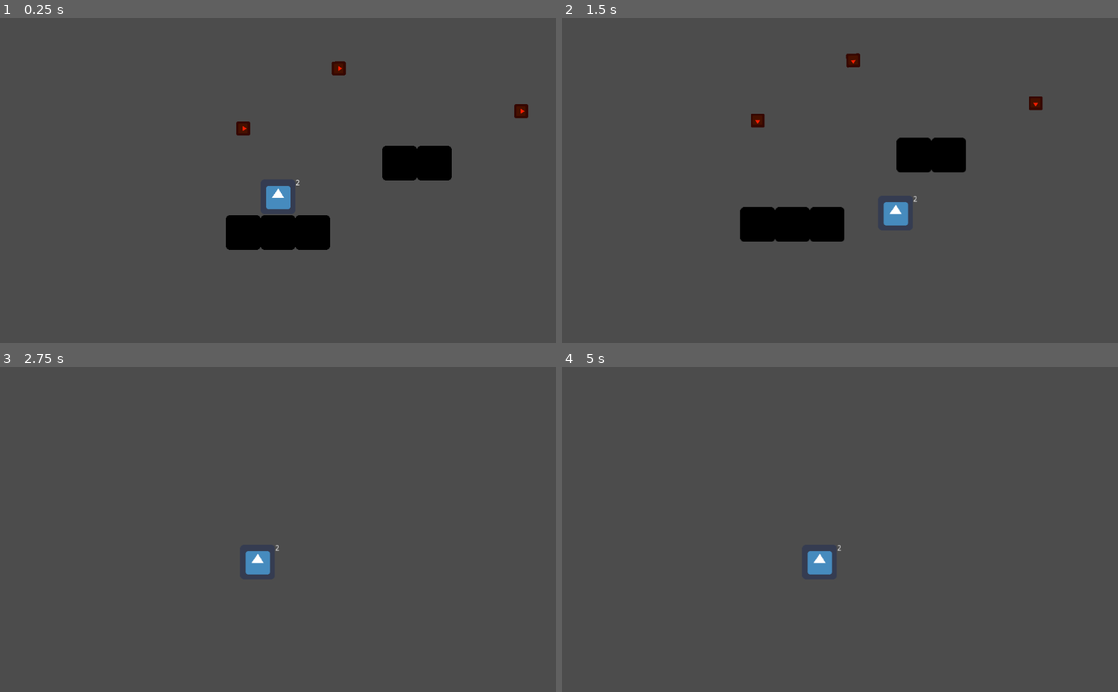
Above: before the commit, frames 1-4 (two rows, left to right).
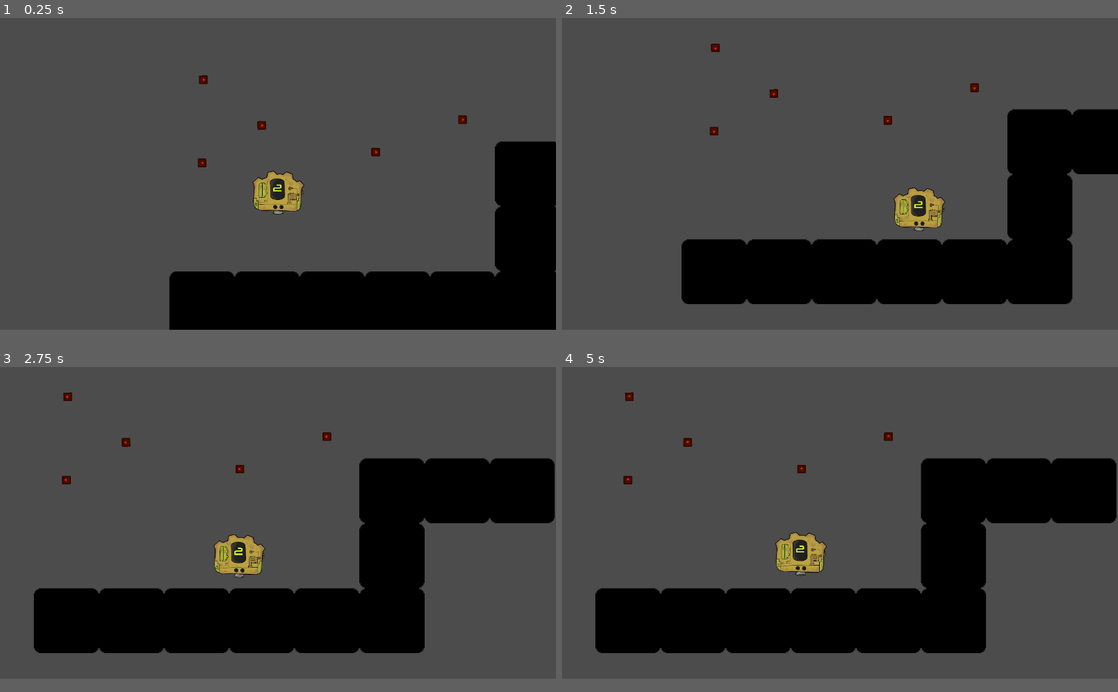
Above: after the commit, the same moments.

Repository: zerocase/personalassistantbot
Game: Godot game, scene res://Scenes/World.tscn
The game is run twice, just before and just after one commit, with the same random seed, the same clock (stepped at 60 frames per second) and the same inputs. The engine's default icon, where the game draws it, is replaced by a stand-in: a white triangle on a blue panel in a dark square.
Inputs:
- Up to frame 1 (0.25 s): no input
- Up to frame 2 (1.5 s): hold Right (ui_right) from 0.53 s (still down)
- Up to frame 3 (2.75 s): release Right (ui_right) at 2.03 s; hold Left (ui_left) from 2.03 s (still down)
- Up to frame 4 (5 s): release Left (ui_left) at 2.78 s; hold Right (ui_right) 2.78-4.28 s; hold Left (ui_left) from 4.28 s (still down)
In our replay, the window is 800x468 before the commit and 800x449 after it. These sizes can differ from the game's own. Grey fills any space a smaller window leaves; there, only what the larger window draws over its background counts as a difference.

The runs differ from the first frame. In frame 1, 22% of the frame differs, in the area x 30-100%, y 13-96%; in frame 2, 25%, in the area x 21-100%, y 7-89%; in frame 3, 24%; in frame 4, 24%.

Commit message:
Updating Sprites & Bug Fixing
Updated the Sprite to fit my mechanics.
Fixed certain bugs.
Changed Collision Box for player.
Improved  the camera2d.

Diff:
--- a/Scenes/Platforms/Platform.tscn
+++ b/Scenes/Platforms/Platform.tscn
@@ -9,6 +9,7 @@
 
 [node name="Platform" type="StaticBody2D"]
 
+scale = Vector2( 3, 3 )
 input_pickable = false
 collision_layer = 1
 collision_mask = 1
@@ -16,6 +17,7 @@
 constant_angular_velocity = 0.0
 friction = 1.0
 bounce = 0.0
+_sections_unfolded = [ "Transform" ]
 __meta__ = {
 "_edit_group_": true
 }
@@ -23,10 +25,10 @@
 [node name="Sprite" type="Sprite" parent="." index="0"]
 
 modulate = Color( 0, 0, 0, 1 )
-rotation = -0.00243326
 texture = ExtResource( 1 )
-_sections_unfolded = [ "Visibility" ]
+_sections_unfolded = [ "Transform", "Visibility" ]
 
 [node name="CollisionShape2D" type="CollisionShape2D" parent="." index="1"]
 
 shape = SubResource( 1 )
+_sections_unfolded = [ "Transform" ]
--- a/Scenes/PlayerChar/PlayerChar.gd
+++ b/Scenes/PlayerChar/PlayerChar.gd
@@ -1,13 +1,17 @@
 extends KinematicBody2D
 export (int) var gravity = 900
 export (int) var jump_speed =-200
-export (int) var move_speed = 100
+export (int) var ACCELERATION = 100
 
 var velocity = Vector2()
 var jumping = false
 var jump_count = 2
 var pcubolds_collected = 0
 const MIN_JUMP_COUNT = 0
+const UP = Vector2(0,-1)
+func _ready():
+	$AnimationPlayer.play("Float")
+
 func get_input():
 	velocity.x=0
 	var right = Input.is_action_pressed('ui_right')
@@ -21,19 +25,17 @@
 		if is_on_floor() and not jump_press :
 			jump_count=2
 	if right:
-		velocity.x += move_speed
+		velocity.x += ACCELERATION
 	if left:
-		velocity.x -= move_speed
-	else:
-		_player_death()
+		velocity.x -= ACCELERATION
 
 func _physics_process(delta):
 	if get_owner()!= null:
 		pcubolds_collected = get_owner().cubolds_collected
-	$Label.text = str(jump_count)
+	get_node("Sprite/Label").text = str(jump_count)
 	get_input()
 	velocity.y += gravity*delta
-	velocity = move_and_slide(velocity, Vector2(0, -1))
+	velocity = move_and_slide(velocity,UP)
 
 func _player_death():
 	pass
--- a/Scenes/PlayerChar/PlayerChar.tscn
+++ b/Scenes/PlayerChar/PlayerChar.tscn
@@ -1,60 +1,113 @@
-[gd_scene load_steps=3 format=2]
+[gd_scene load_steps=7 format=2]
 
-[ext_resource path="res://icon.png" type="Texture" id=1]
+[ext_resource path="res://Sprites/PAB.png" type="Texture" id=1]
+[ext_resource path="res://Fonts/neuropolitical rg.ttf" type="DynamicFontData" id=2]
 
-[sub_resource type="RectangleShape2D" id=1]
+[sub_resource type="DynamicFont" id=2]
+
+size = 60
+use_mipmaps = false
+use_filter = false
+font_data = ExtResource( 2 )
+_sections_unfolded = [ "Extra Spacing", "Font", "Settings" ]
+
+[sub_resource type="Theme" id=3]
+
+default_font = SubResource( 2 )
+_sections_unfolded = [ "Resource" ]
+
+[sub_resource type="Animation" id=5]
+
+resource_name = "Float"
+length = 1.0
+loop = true
+step = 0.1
+tracks/0/type = "value"
+tracks/0/path = NodePath("Sprite:position")
+tracks/0/interp = 1
+tracks/0/loop_wrap = true
+tracks/0/imported = false
+tracks/0/enabled = true
+tracks/0/keys = {
+"times": PoolRealArray( 0, 0.5, 1 ),
+"transitions": PoolRealArray( 1, 1, 1 ),
+"update": 0,
+"values": [ Vector2( 0, 0 ), Vector2( 0, 25 ), Vector2( 0, 0 ) ]
+}
+
+[sub_resource type="CapsuleShape2D" id=4]
 
 custom_solver_bias = 0.0
-extents = Vector2( 32, 32 )
+radius = 150.0
+height = 104.0
 
 [node name="PlayerChar" type="KinematicBody2D" groups=[
 "pc",
 ]]
 
+scale = Vector2( 0.5, 0.5 )
 input_pickable = false
 collision_layer = 1
 collision_mask = 1
 collision/safe_margin = 0.08
-_sections_unfolded = [ "Collision", "collision" ]
+_sections_unfolded = [ "Collision", "Transform" ]
 __meta__ = {
 "_edit_group_": true
 }
 
 [node name="Sprite" type="Sprite" parent="." index="0"]
 
+position = Vector2( 0, 25 )
 texture = ExtResource( 1 )
+_sections_unfolded = [ "Animation", "Offset", "Region", "Transform" ]
 
-[node name="CollisionShape2D" type="CollisionShape2D" parent="." index="1"]
+[node name="Label" type="Label" parent="Sprite" index="0"]
 
-shape = SubResource( 1 )
-
-[node name="Label" type="Label" parent="." index="2"]
-
+modulate = Color( 0.851669, 0.953125, 0.141479, 1 )
 anchor_left = 0.0
-anchor_top = 0.0
+anchor_top = 0.5
 anchor_right = 0.0
-anchor_bottom = 0.0
-margin_left = 32.0
-margin_top = -32.0
-margin_right = 72.0
-margin_bottom = -18.0
+anchor_bottom = 0.5
+margin_left = -34.0
+margin_top = -308.0
+margin_right = 28.0
+margin_bottom = -30.0
 rect_pivot_offset = Vector2( 0, 0 )
 rect_clip_content = false
 mouse_filter = 2
 mouse_default_cursor_shape = 0
 size_flags_horizontal = 1
 size_flags_vertical = 4
+theme = SubResource( 3 )
+text = "A"
+align = 1
+valign = 1
 percent_visible = 1.0
 lines_skipped = 0
 max_lines_visible = -1
-_sections_unfolded = [ "Theme", "custom_fonts", "custom_styles" ]
+_sections_unfolded = [ "Material", "Mouse", "Size Flags", "Theme", "Visibility", "custom_fonts", "custom_styles" ]
+
+[node name="AnimationPlayer" type="AnimationPlayer" parent="." index="1"]
+
+root_node = NodePath("..")
+autoplay = ""
+playback_process_mode = 1
+playback_default_blend_time = 0.0
+playback_speed = 1.0
+anims/Float = SubResource( 5 )
+blend_times = [  ]
+
+[node name="CollisionShape2D" type="CollisionShape2D" parent="." index="2"]
+
+shape = SubResource( 4 )
+_sections_unfolded = [ "Material", "Transform", "Z Index" ]
 
 [node name="Camera2D" type="Camera2D" parent="." index="3"]
 
 anchor_mode = 1
 rotating = false
 current = true
-zoom = Vector2( 1, 1 )
+zoom = Vector2( 1.2, 1.2 )
 limit_left = -10000000
 limit_top = -10000000
 limit_right = 10000000
@@ -62,7 +115,7 @@
 limit_smoothed = false
 drag_margin_h_enabled = true
 drag_margin_v_enabled = true
-smoothing_enabled = false
+smoothing_enabled = true
 smoothing_speed = 5.0
 offset_v = 0.0
 offset_h = 0.0
@@ -73,3 +126,4 @@
 editor_draw_screen = true
 editor_draw_limits = false
 editor_draw_drag_margin = false
+_sections_unfolded = [ "Drag Margin", "Editor", "Offset", "Smoothing", "Transform" ]
--- a/Scenes/World.gd
+++ b/Scenes/World.gd
@@ -7,4 +7,4 @@
 	pass
 
 func _process(delta):
-	get_node("PlayerChar/Label").text = str(cubolds_collected)
+	get_node("PlayerChar/Sprite/Label").text = str(cubolds_collected)
--- a/Scenes/World.tscn
+++ b/Scenes/World.tscn
@@ -14,42 +14,53 @@
 
 [node name="PlayerChar" parent="." index="0" instance=ExtResource( 2 )]
 
-position = Vector2( 96, 448 )
+position = Vector2( 256, 384 )
 script = ExtResource( 3 )
-_sections_unfolded = [ "Collision", "Transform", "collision" ]
-gravity = 900
-jump_speed = -500
-move_speed = 200
+gravity = 1500
+jump_speed = -1250
+ACCELERATION = 400
 
 [node name="Platforms" type="Node" parent="." index="1"]
 
 [node name="Platform" parent="Platforms" index="0" instance=ExtResource( 4 )]
 
-position = Vector2( 32, 544 )
+position = Vector2( 32, 768 )
 
 [node name="Platform2" parent="Platforms" index="1" instance=ExtResource( 4 )]
 
-position = Vector2( 96, 544 )
+position = Vector2( 224, 768 )
 
 [node name="Platform3" parent="Platforms" index="2" instance=ExtResource( 4 )]
 
-position = Vector2( 160, 544 )
+position = Vector2( 416, 768 )
 
-[node name="Platform4" parent="Platforms" index="3" instance=ExtResource( 4 )]
+[node name="Platform8" parent="Platforms" index="3" instance=ExtResource( 4 )]
 
-position = Vector2( 320, 416 )
+position = Vector2( 608, 768 )
 
-[node name="Platform5" parent="Platforms" index="4" instance=ExtResource( 4 )]
+[node name="Platform9" parent="Platforms" index="4" instance=ExtResource( 4 )]
 
-position = Vector2( 384, 416 )
+position = Vector2( 800, 768 )
 
-[node name="Platform6" parent="Platforms" index="5" instance=ExtResource( 4 )]
+[node name="Platform10" parent="Platforms" index="5" instance=ExtResource( 4 )]
 
-position = Vector2( 768, 288 )
+position = Vector2( 992, 768 )
 
-[node name="Platform7" parent="Platforms" index="6" instance=ExtResource( 4 )]
+[node name="Platform4" parent="Platforms" index="6" instance=ExtResource( 4 )]
 
-position = Vector2( 832, 288 )
+position = Vector2( 992, 576 )
+
+[node name="Platform5" parent="Platforms" index="7" instance=ExtResource( 4 )]
+
+position = Vector2( 992, 384 )
+
+[node name="Platform6" parent="Platforms" index="8" instance=ExtResource( 4 )]
+
+position = Vector2( 1184, 384 )
+
+[node name="Platform7" parent="Platforms" index="9" instance=ExtResource( 4 )]
+
+position = Vector2( 1376, 384 )
 
 [node name="CuStacks" type="Node" parent="." index="2"]
 
--- a/project.godot
+++ b/project.godot
@@ -13,6 +13,11 @@
 config/name="cube_wd.exe"
 run/main_scene="res://Scenes/World.tscn"
 config/icon="res://icon.png"
+
+[display]
+
+window/size/width=1366
+window/size/height=768
 
 [input]
 
Binary file added: Fonts/neuropolitical rg.ttf
Binary file added: Sprites/PAB.png
Not shown, added: Sprites/PAB.png.import
